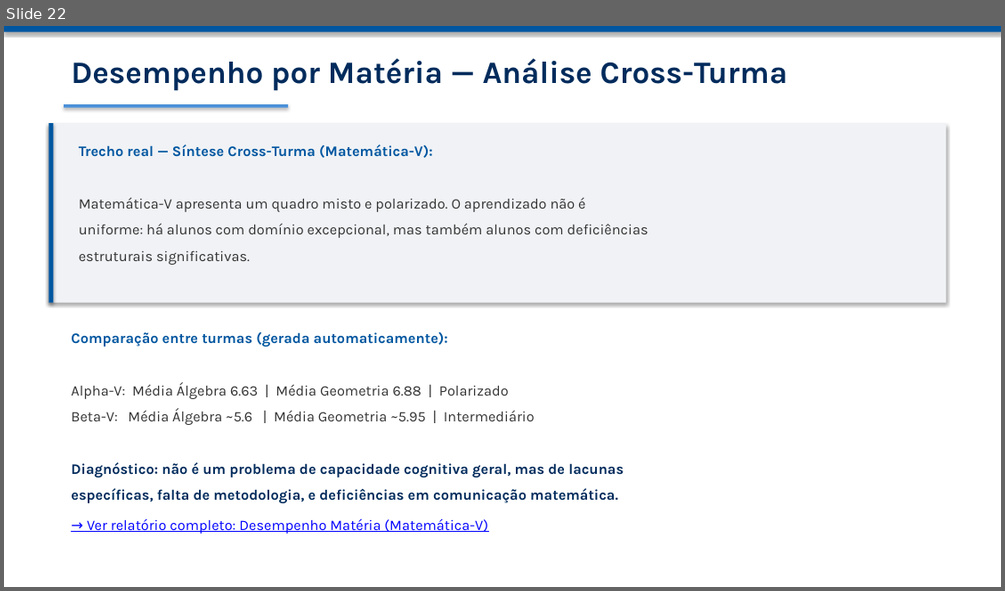
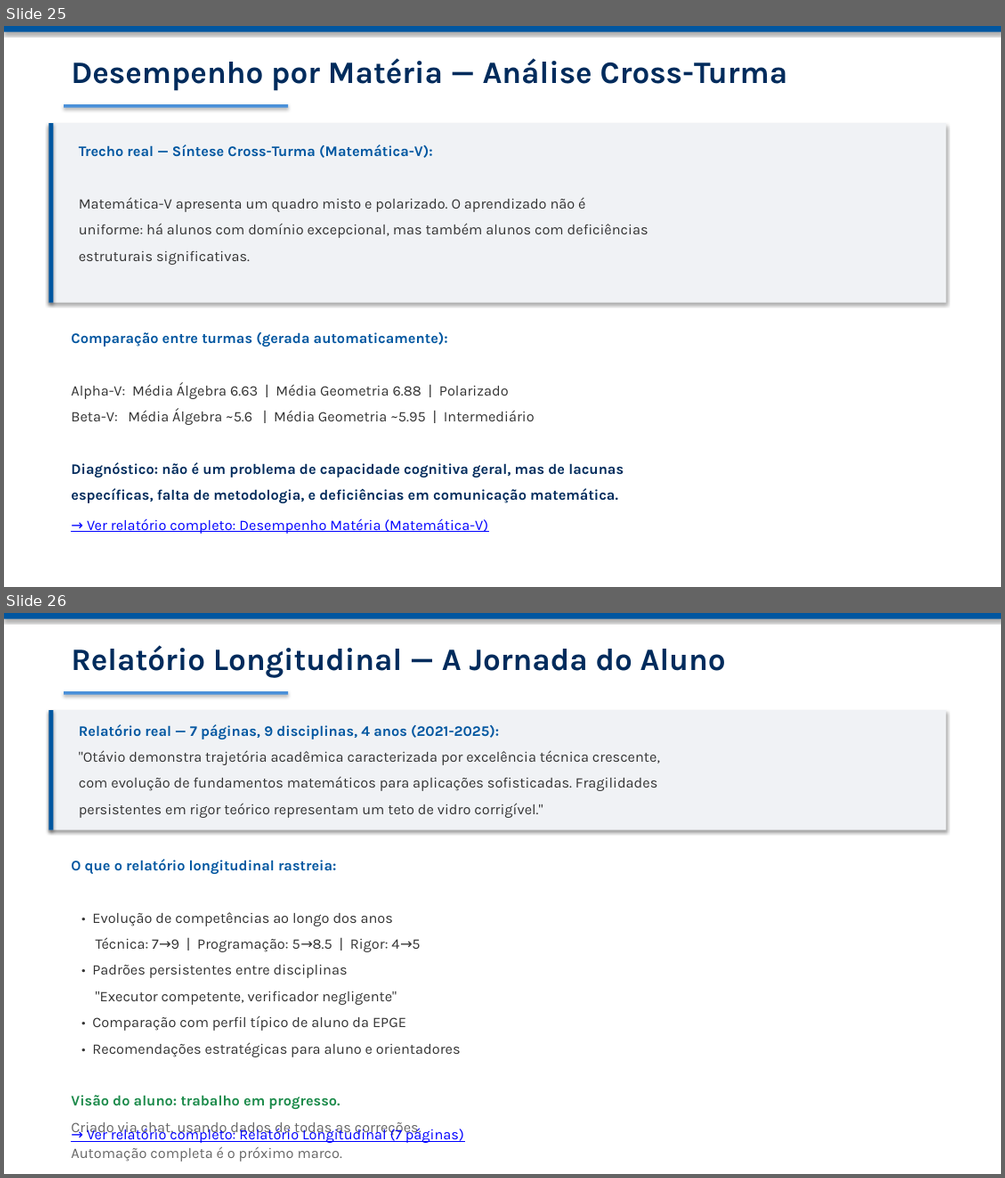
Before and after one commit to OttoBoop/novo-cr-presentation, a slide deck: NOVO_CR_Apresentacao_v3.pptx. Shown one above the other, each under a label of ours: slide 22 before the commit, slides 25 and 26 after it. The pictures are 1005x591 and 1005x1178 pixels, drawn with LibreOffice and Linux fonts; fonts in the diff are those of the drawing. Boxes give left, top, right and bottom in pixels: in the first picture for what was removed or moved away, otherwise in the second. Text is boxed around its words. In the diff, an @@ line names an element or a change of style, - is before the commit and + after.

```diff
--- a/NOVO_CR_Apresentacao_v3.pptx
+++ b/NOVO_CR_Apresentacao_v3.pptx
@@ slide 26 added at bbox=[4, 613, 1001, 1174], background #FFFFFF @@
@@ rectangle added at bbox=[4, 613, 1001, 619], fill #0056A0 @@
@@ text added at bbox=[71, 645, 726, 678], 30 pt, text #002B5C, bold @@
+Relatório Longitudinal — A Jornada do Aluno
@@ rectangle added at bbox=[64, 691, 288, 695], fill #4A90D9 @@
@@ rectangle added at bbox=[48, 710, 947, 830], fill #F0F2F5 @@
@@ rectangle added at bbox=[48, 710, 53, 830], fill #0056A0 @@
@@ text added at bbox=[79, 724, 660, 818], 14 pt, text #333333 @@
+Relatório real — 7 páginas, 9 disciplinas, 4 anos (2021-2025):
+"Otávio demonstra trajetória acadêmica caracterizada por excelência técnica crescente,
+com evolução de fundamentos matemáticos para aplicações sofisticadas. Fragilidades
+persistentes em rigor teórico representam um teto de vidro corrigível."
@@ text added at bbox=[71, 859, 461, 1161], 14 pt, text #333333 @@
+O que o relatório longitudinal rastreia:
+• Evolução de competências ao longo dos anos
+Técnica: 7→9 | Programação: 5→8.5 | Rigor: 4→5
+• Padrões persistentes entre disciplinas
+"Executor competente, verificador negligente"
+• Comparação com perfil típico de aluno da EPGE
+• Recomendações estratégicas para aluno e orientadores
+Visão do aluno: trabalho em progresso.
+Criado via chat, usando dados de todas as correções.
+Automação completa é o próximo marco.
@@ text added at bbox=[87, 1127, 464, 1143], 14 pt, text #0000FF, underline @@
+→ Ver relatório completo: Relatório Longitudinal (7 páginas)
@@ what was slide 22 is now slide 25 @@
```
Also in this commit, not shown: 1 slide changed, 3 other slides added, 2 other files.
